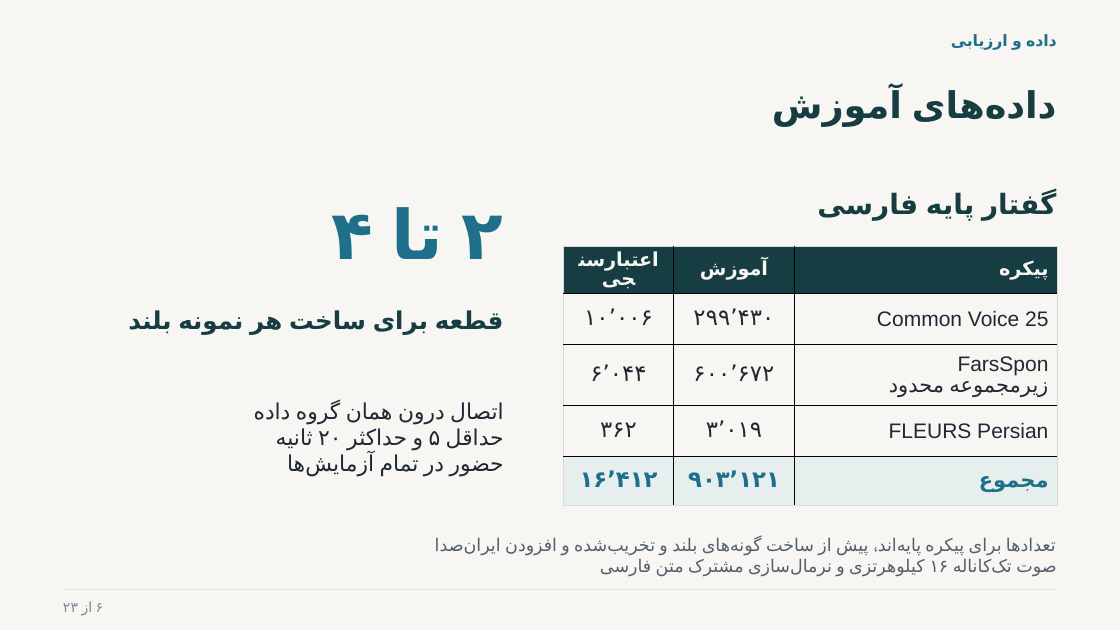
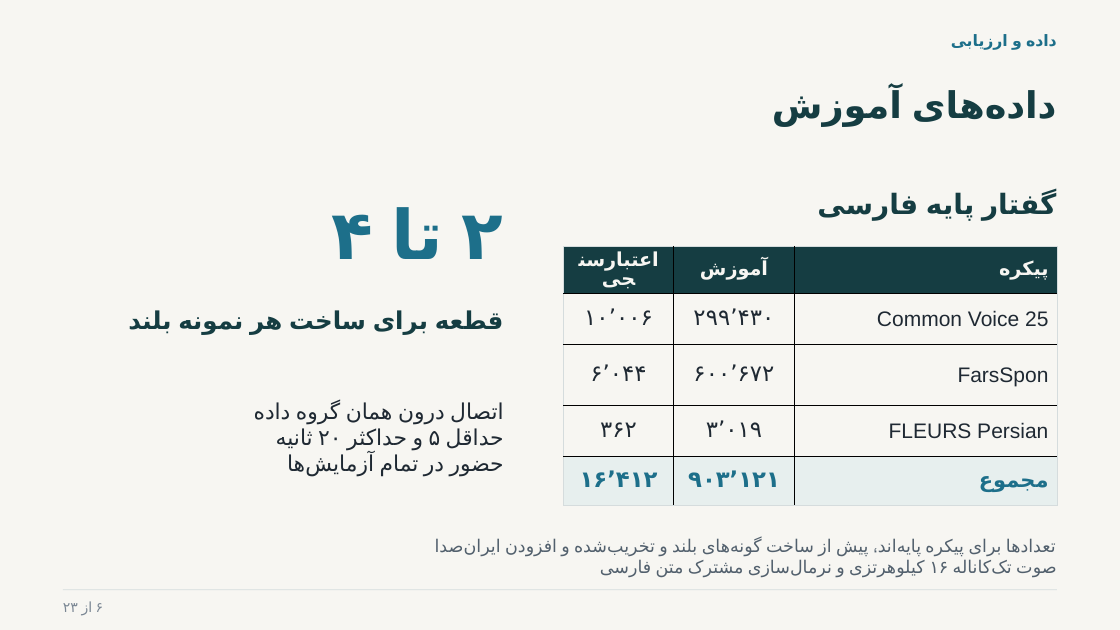
Before and after one commit to pooya79/MS-Thesis, a slide deck: slide 6 of Thesis/presentation/persian/robust_persian_asr_thesis_defense_fa_references_qwen_compact.pptx. Drawn at 1120x630 pixels with LibreOffice and Linux fonts; fonts in the diff are those of the drawing. Boxes give left, top, right and bottom in pixels: in the first picture for what was removed or moved away, otherwise in the second. Text is boxed around its words. In the diff, an @@ line names an element or a change of style, - is before the commit and + after.

```diff
--- a/Thesis/presentation/persian/robust_persian_asr_thesis_defense_fa_references_qwen_compact.pptx
+++ b/Thesis/presentation/persian/robust_persian_asr_thesis_defense_fa_references_qwen_compact.pptx
@@ table at (x1=564, y1=247, x2=1057, y2=510) @@
-row 3, column 3: FarsSpon / زیرمجموعه محدود
+row 3, column 3: FarsSpon
```
Also in this commit, not shown: 6 other slides changed.
